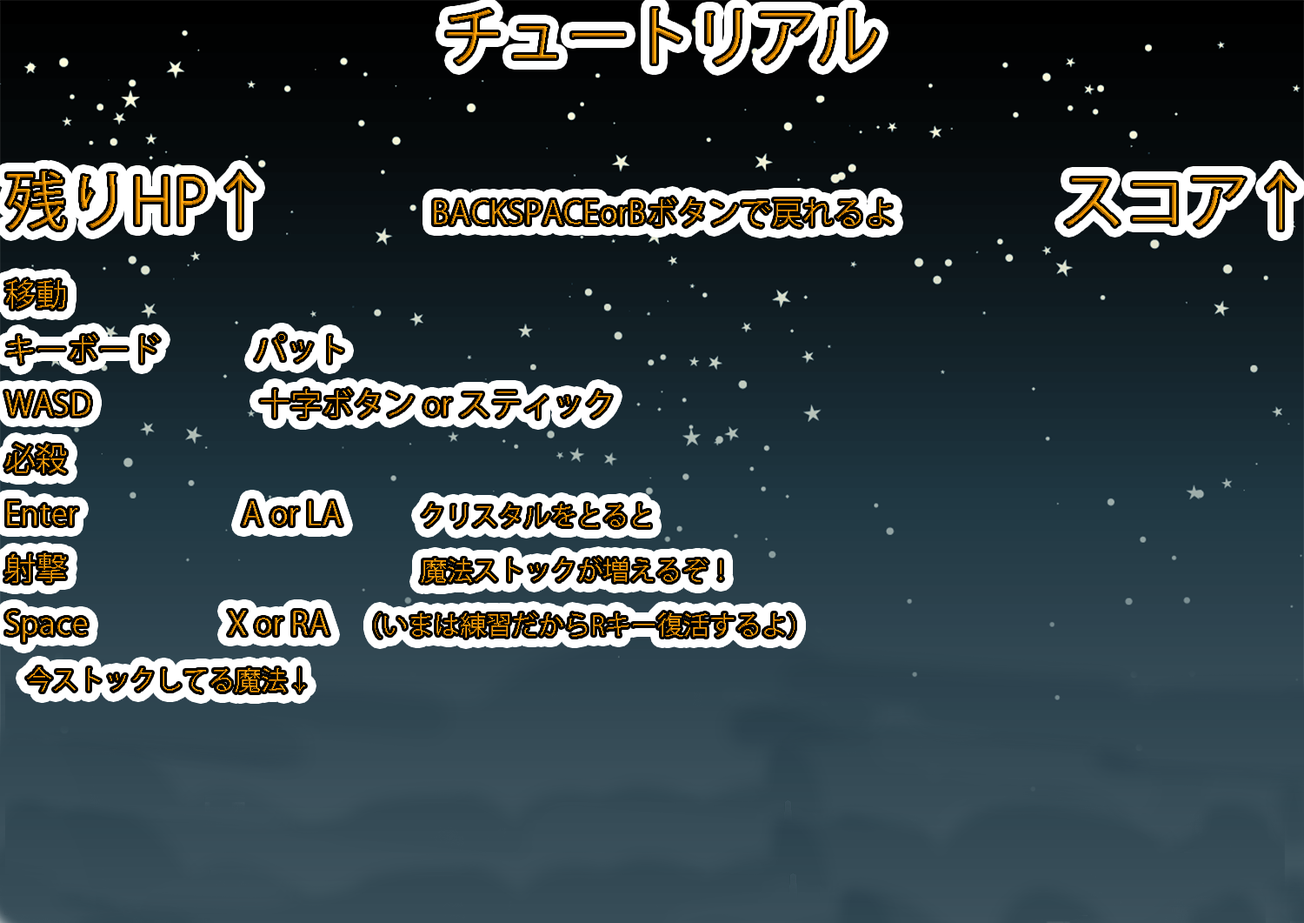
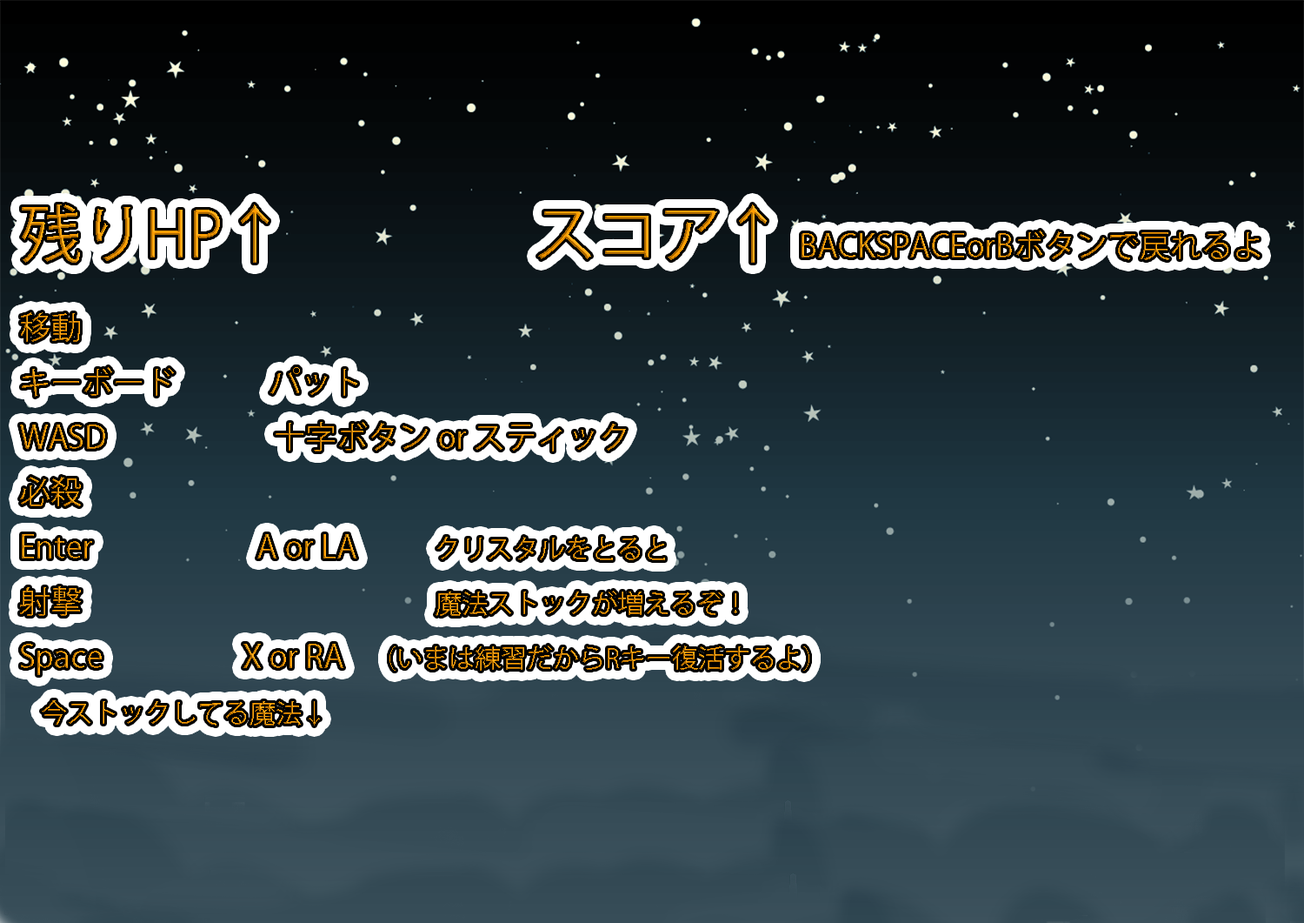
Before/after of a 1304px x 923px layered artwork. What changed in the layer stack:
renamed "チュートリアル 残りHP↑ BACKSP" to (unnamed layer), painted on it over [5, 8, 1295, 726]
